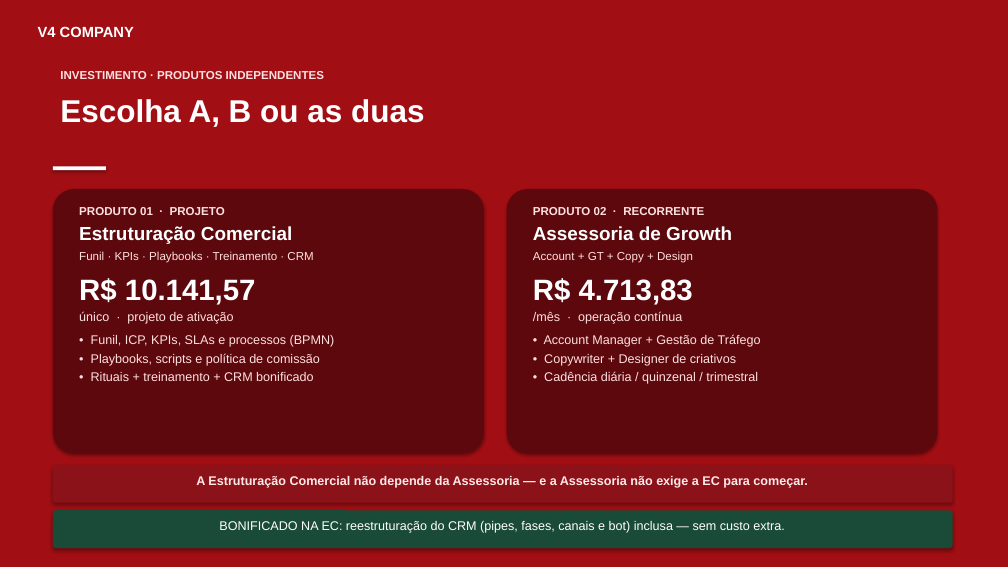
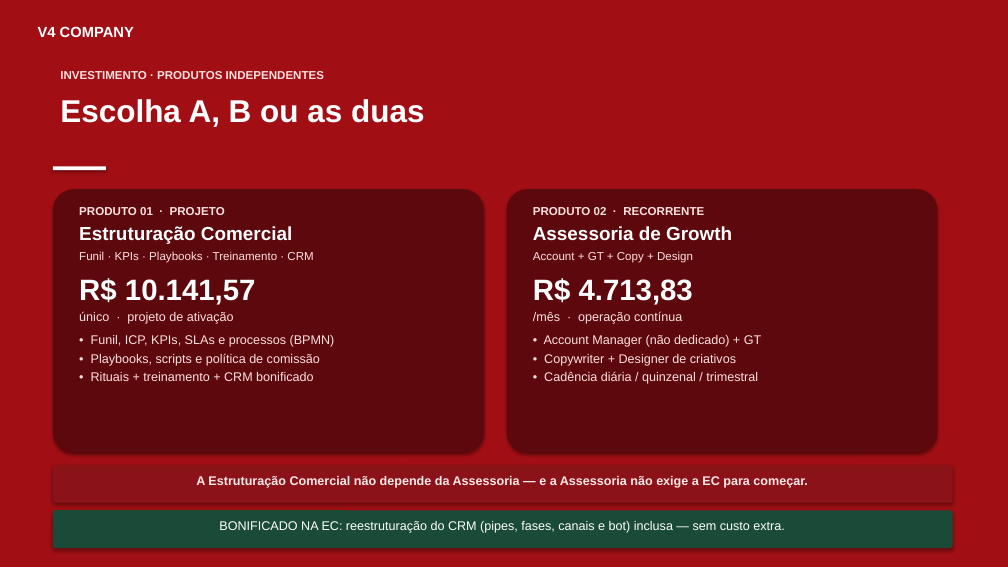
Before and after one commit to sarapizzico-hue/Sara, a slide deck: slide 9 of proposta-modular-estruturas.pptx. Drawn at 1008x567 pixels with LibreOffice and Linux fonts; fonts in the diff are those of the drawing. Boxes give left, top, right and bottom in pixels: in the first picture for what was removed or moved away, otherwise in the second. Text is boxed around its words. In the diff, an @@ line names an element or a change of style, - is before the commit and + after.

```diff
--- a/proposta-modular-estruturas.pptx
+++ b/proposta-modular-estruturas.pptx
@@ text at [544,335,761,347]: text changed @@
-• Account Manager + Gestão de Tráfego
+• Account Manager (não dedicado) + GT
```
Also in this commit, not shown: 1 other slide changed, 2 other files.
